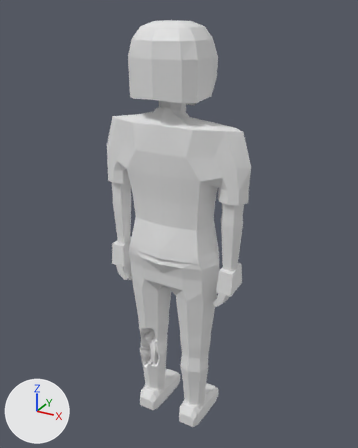
An edit to the glTF model assets/models/zombie_civilian_f_b8.glb, drawn before and after from the same camera.
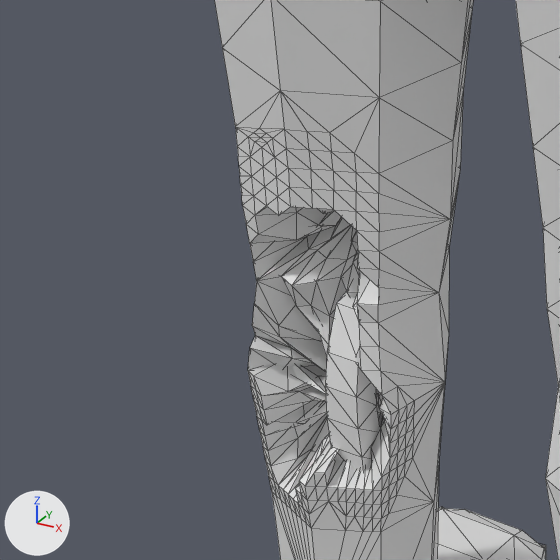
Each version is shown whole from a 50 mm lens placed at (1.018, -1.804, 1.971), pointed at (-0.004, 0.055, 1.041), then close up on the part from 30% to 51% of the width and 67% to 84% of the height. The axes (+X, +Y, +Z) are drawn at lower left. The lights are the same throughout. The older version's two pictures come first. The close-ups show mesh edges as thin lines. Vertices at exactly the same position are counted once.

Before the edit, the objects in view are built like this:
```python
me_zombie_civilian_f_b8 = bpy.data.meshes.new('zombie_civilian_f_b8')
me_zombie_civilian_f_b8.from_pydata(...)  # 1738 vertices, 3321 faces; spans x -0.35..0.35, y -0.16..0.2, z 0.0..1.92
ob_zombie_civilian_f_b8 = bpy.data.objects.new('zombie_civilian_f_b8', me_zombie_civilian_f_b8)
ob_zombie_civilian_f_b8.location = (0.0, 0.0, 0.0)
```
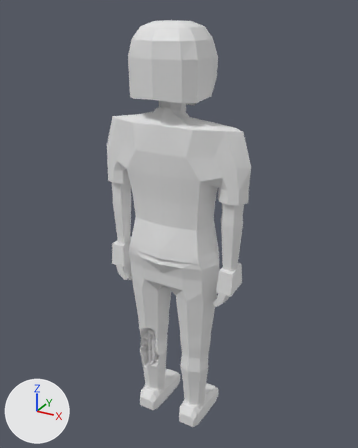
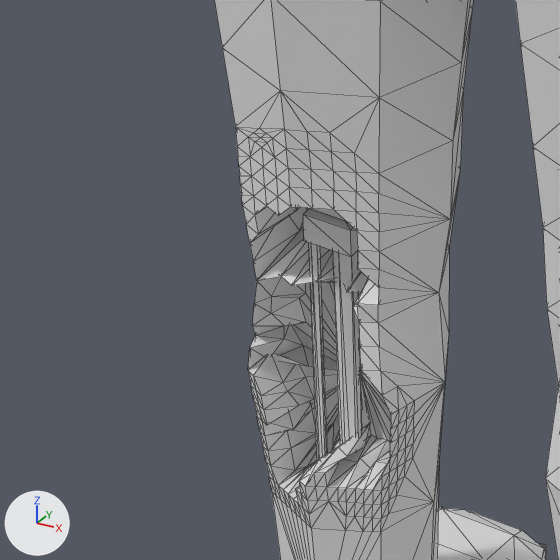
Boxes [x1, y1, x2, y2] around the edits, measured in the close-ups (560 x 560 px; the box of a moved part takes in the faces that stretch with it):
part 1 of me_zombie_civilian_f_b8, added (mostly hidden)
    after: [309, 208, 344, 220]
part 2 of me_zombie_civilian_f_b8, moved or reshaped
    before: [248, 207, 391, 503]
    after: [248, 206, 391, 503]

The change, as a diff of the scene's bpy script:
```diff
--- a/assets/models/zombie_civilian_f_b8.glb.py
+++ b/assets/models/zombie_civilian_f_b8.glb.py
@@ me_zombie_civilian_f_b8 @@
 # used by ob_zombie_civilian_f_b8; location = (0.0, 0.0, 0.0)
-me_zombie_civilian_f_b8.from_pydata(...)  # 1738 vertices, 3321 faces; spans x -0.35..0.35, y -0.16..0.2, z 0.0..1.92
+me_zombie_civilian_f_b8.from_pydata(...)  # 1754 vertices, 3337 faces; spans x -0.35..0.35, y -0.16..0.2, z 0.0..1.92
+# me_zombie_civilian_f_b8 part 1: a new loose piece, a box spanning x -0.149..-0.075, y -0.03..0.026, z 0.465..0.505
+# me_zombie_civilian_f_b8 part 2
+# 37 vertices are removed from x -0.16..-0.08, y -0.05..0.06, z 0.25..0.47
+# 132 faces are deleted
+# 5 vertices in x -0.13..-0.11, y -0.05..-0.01, z 0.37..0.5 move by (0.0, 0.01, 0.02)
+# 4 vertices in x -0.11..-0.09, y -0.04..-0.02, z 0.27..0.28 move by (0.01, 0.0, -0.01)
+# 4 vertices in x -0.16..-0.15, y -0.04..-0.03, z 0.27..0.32 move by (-0.01, 0.0, 0.0)
+# 3 vertices in x -0.12..-0.1, y -0.03..-0.02, z 0.27..0.28 move by (0.01, -0.01, -0.01)
+# 3 vertices in x -0.16..-0.14, y -0.04..-0.03, z 0.36..0.49 move by (-0.01, 0.01, 0.02)
+# 3 vertices in x -0.1..-0.09, y -0.03..0.0, z 0.43..0.46 move by (0.0, 0.01, 0.0)
+# 113 vertices move from x -0.16..-0.08, y -0.05..0.06, z 0.23..0.51 to x -0.17..-0.07, y -0.04..0.08, z 0.1..0.53
+# 40 vertices are added at x -0.17..-0.07, y -0.04..0.06, z 0.1..0.5
+# 5 new vertices lie (0.0, 0.0, -0.34) away from vertices in x -0.14..-0.09, y -0.03..0.06, z 0.39..0.44
+# 136 new faces join them
```
